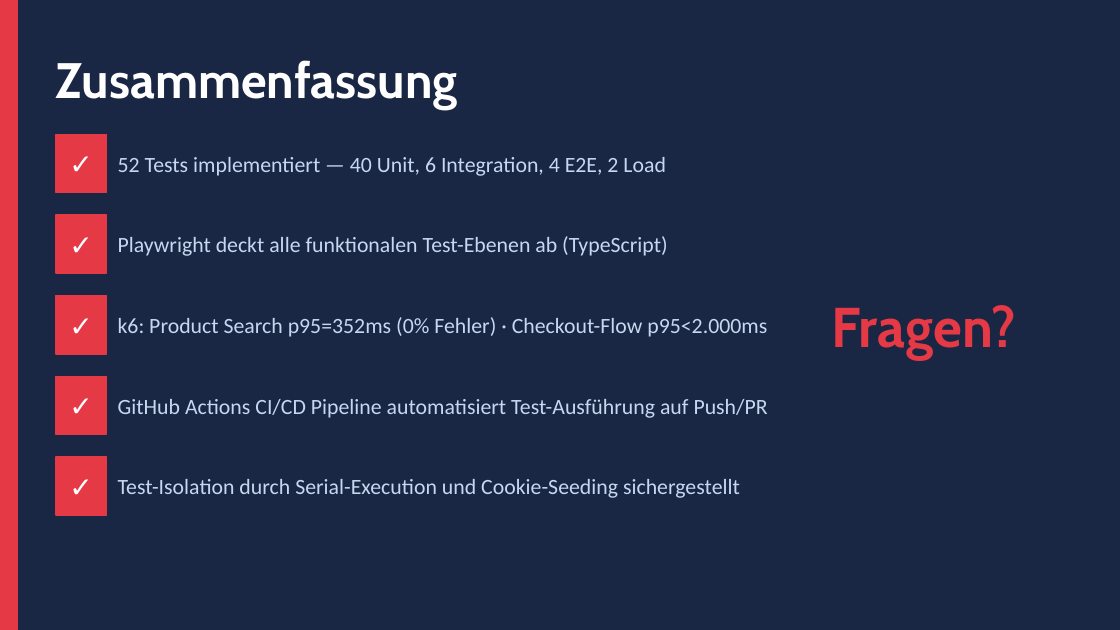
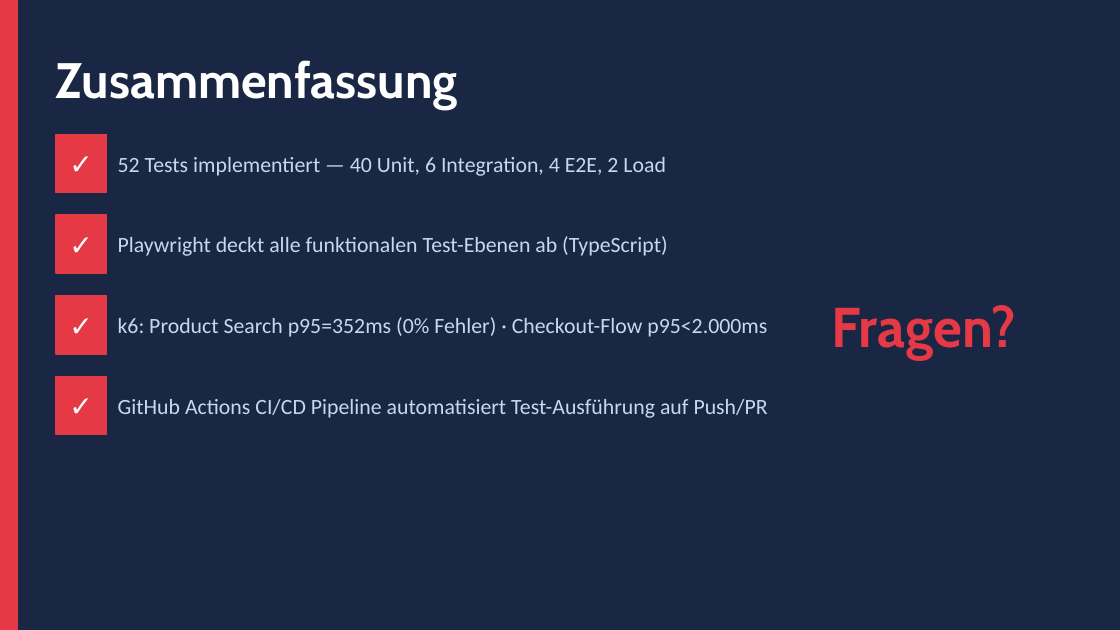
Before and after one commit to CHB13/juice-shop-wat4, a slide deck: slide 8 of PRESENTATION.pptx. Drawn at 1120x630 pixels with LibreOffice and Linux fonts; fonts in the diff are those of the drawing. Boxes give left, top, right and bottom in pixels: in the first picture for what was removed or moved away, otherwise in the second. Text is boxed around its words. In the diff, an @@ line names an element or a change of style, - is before the commit and + after.

Commit message:
updated presentation

```diff
--- a/PRESENTATION.pptx
+++ b/PRESENTATION.pptx
@@ rectangle removed at (56, 457, 106, 515) @@
@@ text removed at (56, 457, 106, 515) @@
-✓
@@ text removed at (118, 479, 740, 498) @@
-Test-Isolation durch Serial-Execution und Cookie-Seeding sichergestellt
```
